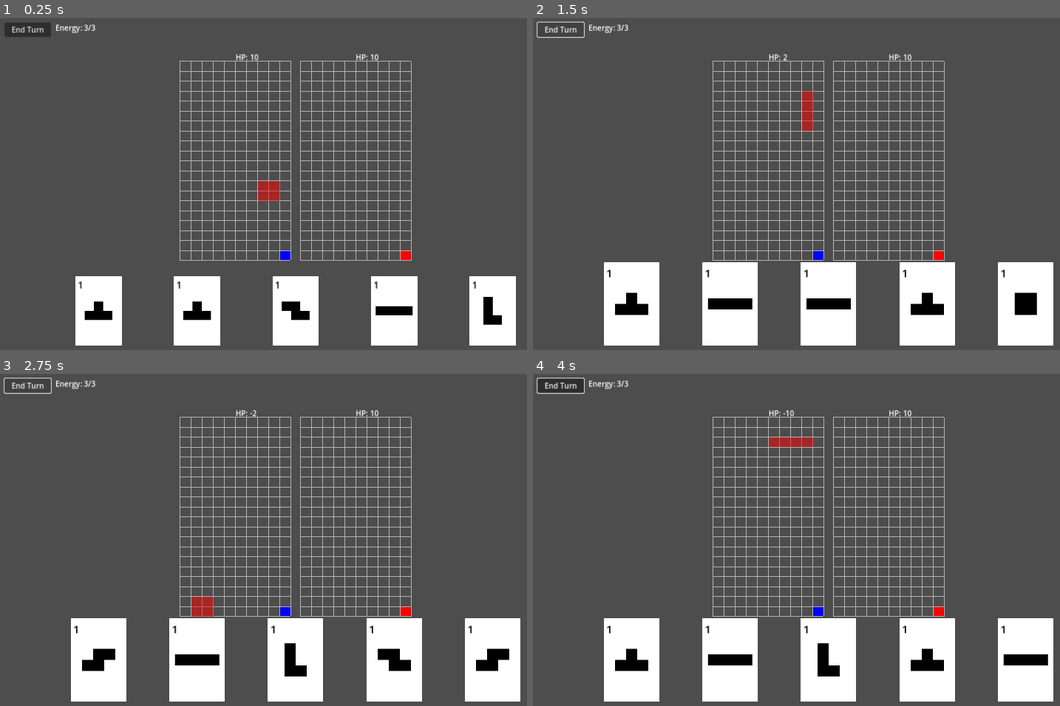
Above: before the commit, frames 1-4 (two rows, left to right).
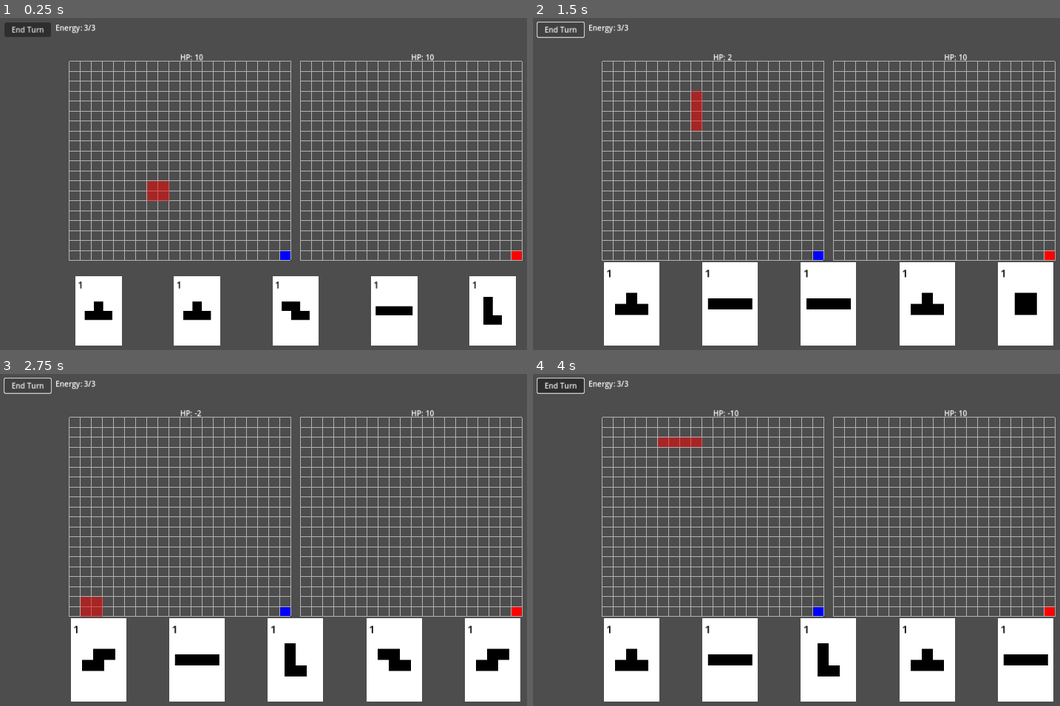
Above: after the commit, the same moments.

Repository: dBinet/SquirrelAttack
Game: Godot game, scene res://scenes/Main.tscn
Same seed, same stepped clock (60 frames per second), same inputs: the game is played once before the commit and once after it.
Inputs (mouse positions are in pixels of both pictures, inside the frame that each line leads up to):
- Up to frame 1 (0.25 s): no input
- Up to frame 2 (1.5 s): click "End Turn" at 0.5 s; click "End Turn" at 1.25 s
- Up to frame 3 (2.75 s): click "End Turn" at 2 s
- Up to frame 4 (4 s): tap Enter at 2.75 s; move the mouse to (959, 523) at 2.77 s; click (959, 523) at 2.92 s; tap Space at 3.5 s; drag from (712, 556) to (796, 606) at 3.52 s

The runs differ from the first frame. In frame 1, 4.3% of the frame differs, in the area x 13-100%, y 10-74%; in frame 2, 4.3%; in frame 3, 4.3%; in frame 4, 4.3%.

Commit message:
Expand grid to 20 columns

Diff:
--- a/data/characters.json
+++ b/data/characters.json
@@ -3,11 +3,11 @@
     "instructions": "Add new characters as top-level keys. Each character entry contains an optional grid index, colors …(181 unchanged characters)…
     "examples": {
       "square_top_left": {"type": "rect", "position": [0, 0], "size": [1, 1], "color": [1, 1, 1, 1]},
-      "square_bottom_right": {"type": "rect", "position": [9, 19], "size": [1, 1], "color": [1, 1, 1, 1]}
+      "square_bottom_right": {"type": "rect", "position": [19, 19], "size": [1, 1], "color": [1, 1, 1, 1]}
     }
   },
   "alien": {
-        "size": 10,
+        "size": 20,
         "grid": "right",
 	"base_color": [
 	  0,
@@ -26,7 +26,7 @@
                 {
                   "type": "rect",
                   "position": [
-                        9,
+                        19,
                         19
                   ],
                   "size": [
@@ -44,7 +44,7 @@
         }
   },
   "mech": {
-        "size": 10,
+        "size": 20,
         "grid": "left",
 	"base_color": [
 	  0,
@@ -63,7 +63,7 @@
                 {
                   "type": "rect",
                   "position": [
-                        9,
+                        19,
                         19
                   ],
                   "size": [
--- a/scripts/Grid.gd
+++ b/scripts/Grid.gd
@@ -1,7 +1,7 @@
 extends Node2D
 class_name Grid
 
-const COLS := 10
+const COLS := 20
 const ROWS := 20
 # Base cell size used to compute scaling
 const BASE_CELL_SIZE := 20
Not shown, changed: README.md
